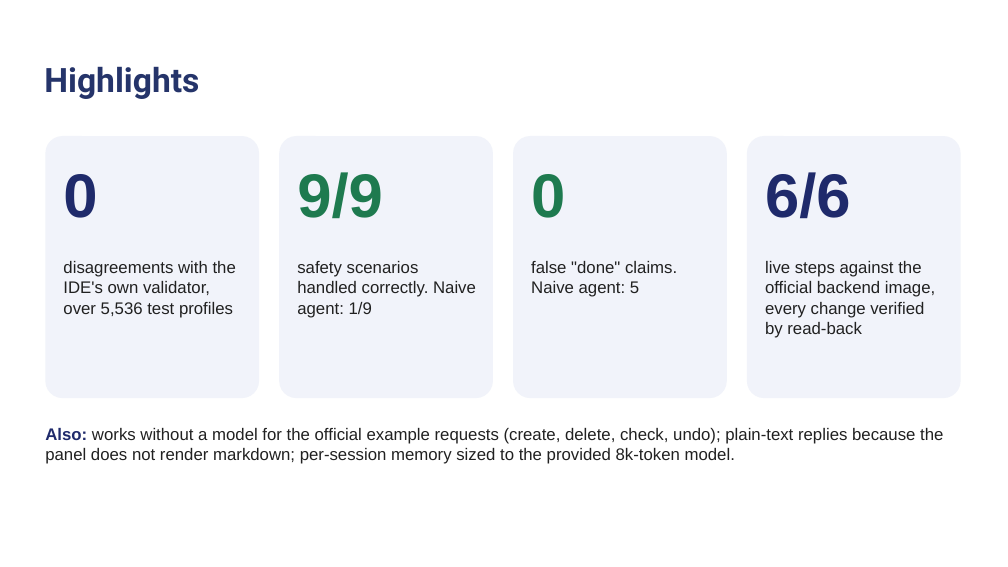
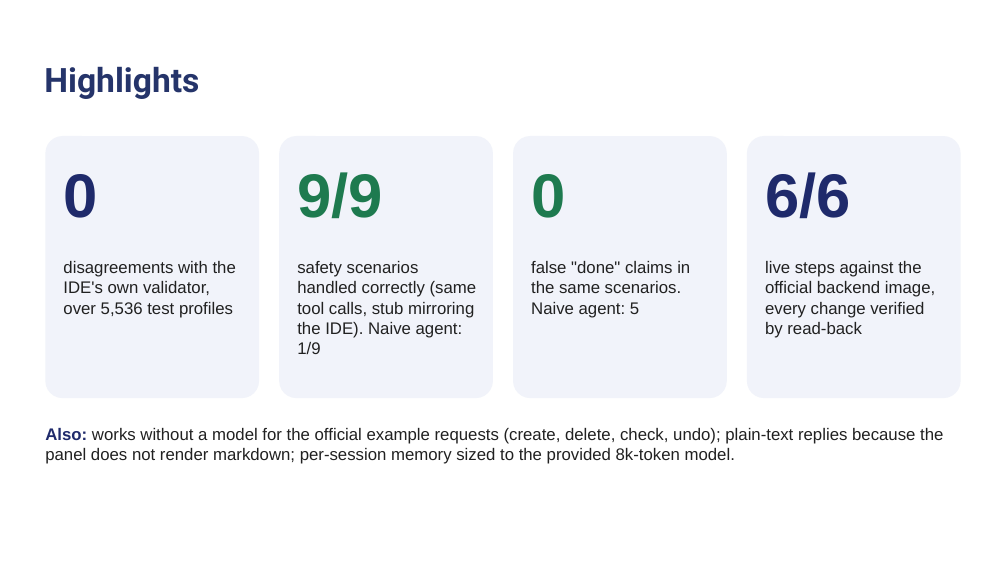
Before and after one commit to Faadil1/veles-hack-2026, a slide deck: slide 4 of docs/pitch/Hyperion-Steward-VelesHack.pptx. Drawn at 1008x567 pixels with LibreOffice and Linux fonts; fonts in the diff are those of the drawing; background and template pictures are left out. Boxes give left, top, right and bottom in pixels: in the first picture for what was removed or moved away, otherwise in the second. Text is boxed around its words. In the diff, an @@ line names an element or a change of style, - is before the commit and + after.

```diff
--- a/docs/pitch/Hyperion-Steward-VelesHack.pptx
+++ b/docs/pitch/Hyperion-Steward-VelesHack.pptx
@@ text at [297, 261, 477, 354]: text changed @@
-safety scenarios handled correctly. Naive agent: 1/9
+safety scenarios handled correctly (same tool calls, stub mirroring the IDE). Naive agent: 1/9
@@ text at [531, 261, 690, 318]: text changed @@
-false "done" claims. Naive agent: 5
+false "done" claims in the same scenarios. Naive agent: 5
```
Also in this commit, not shown: 10 other files.
